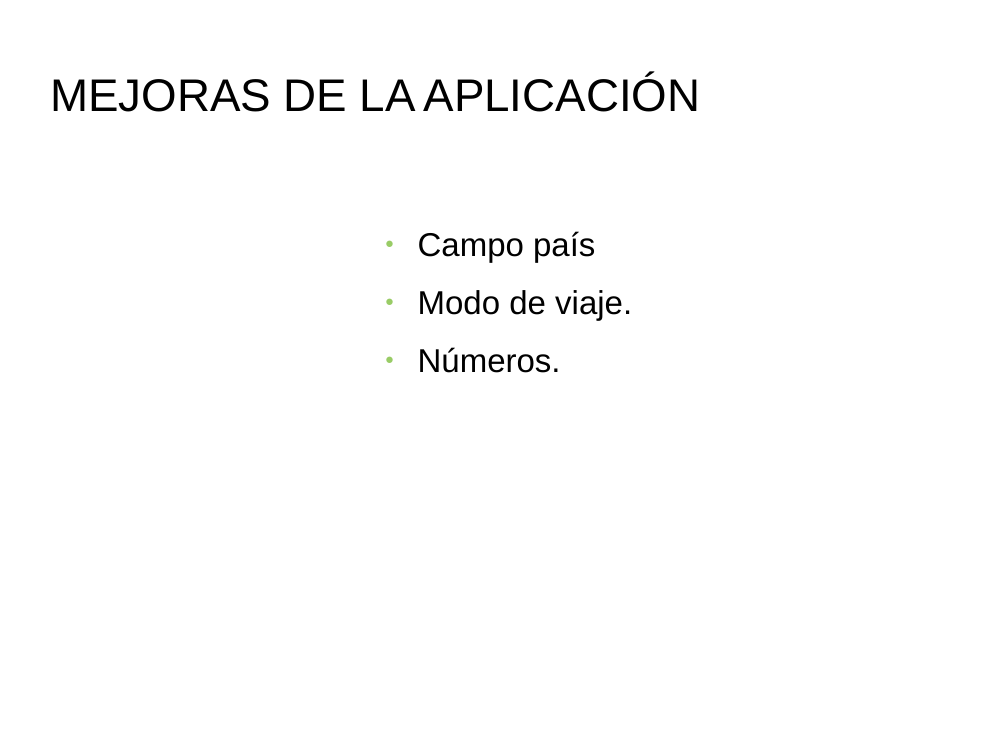
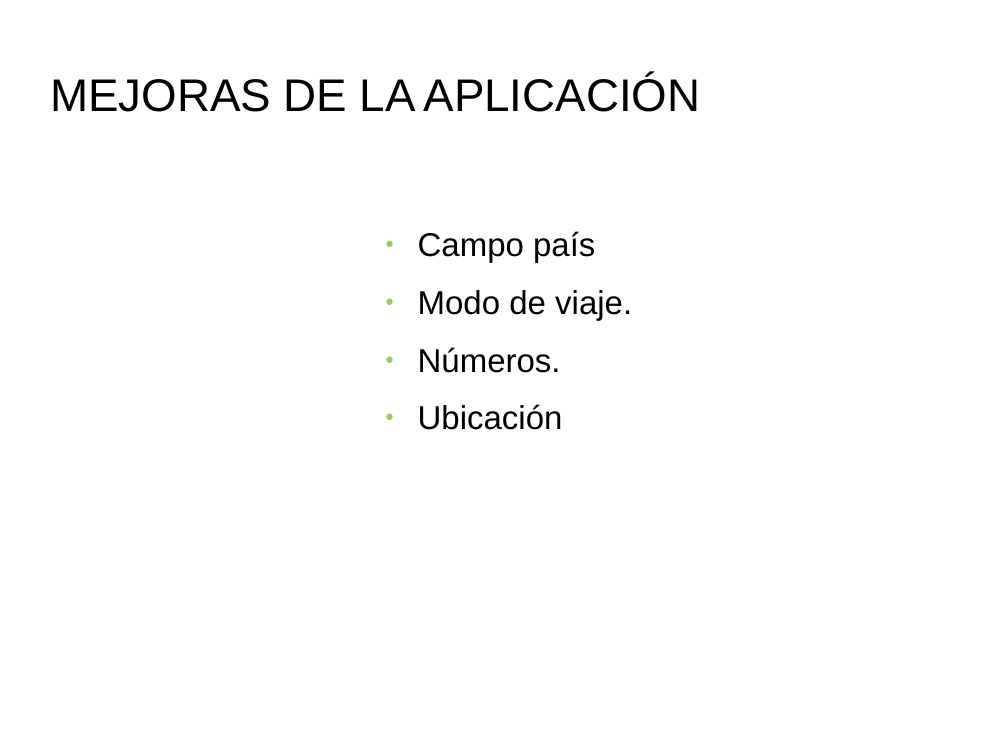
Before and after one commit to PatriiML11/ProyectoWeb, a slide deck: slide 21 of doc/Documentos/Presentacion2.odp (slide 23 before the commit). Drawn at 1008x756 pixels with LibreOffice and Linux fonts; fonts in the diff are those of the drawing; background and template pictures are left out. Boxes give left, top, right and bottom in pixels: in the first picture for what was removed or moved away, otherwise in the second. Text is boxed around its words. In the diff, an @@ line names an element or a change of style, - is before the commit and + after.

```diff
--- a/doc/Documentos/Presentacion2.odp
+++ b/doc/Documentos/Presentacion2.odp
@@ text at (418,404,563,430): paragraph added @@
+● Ubicación
```
Also in this commit, not shown: 5 other slides changed, 2 slides added, 4 slides removed, 16 other files.
